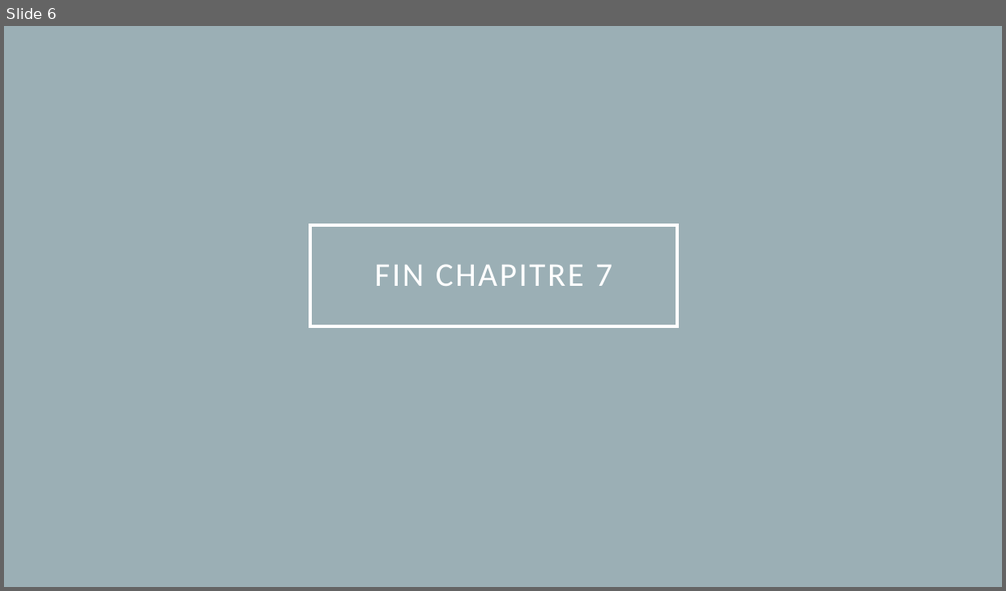
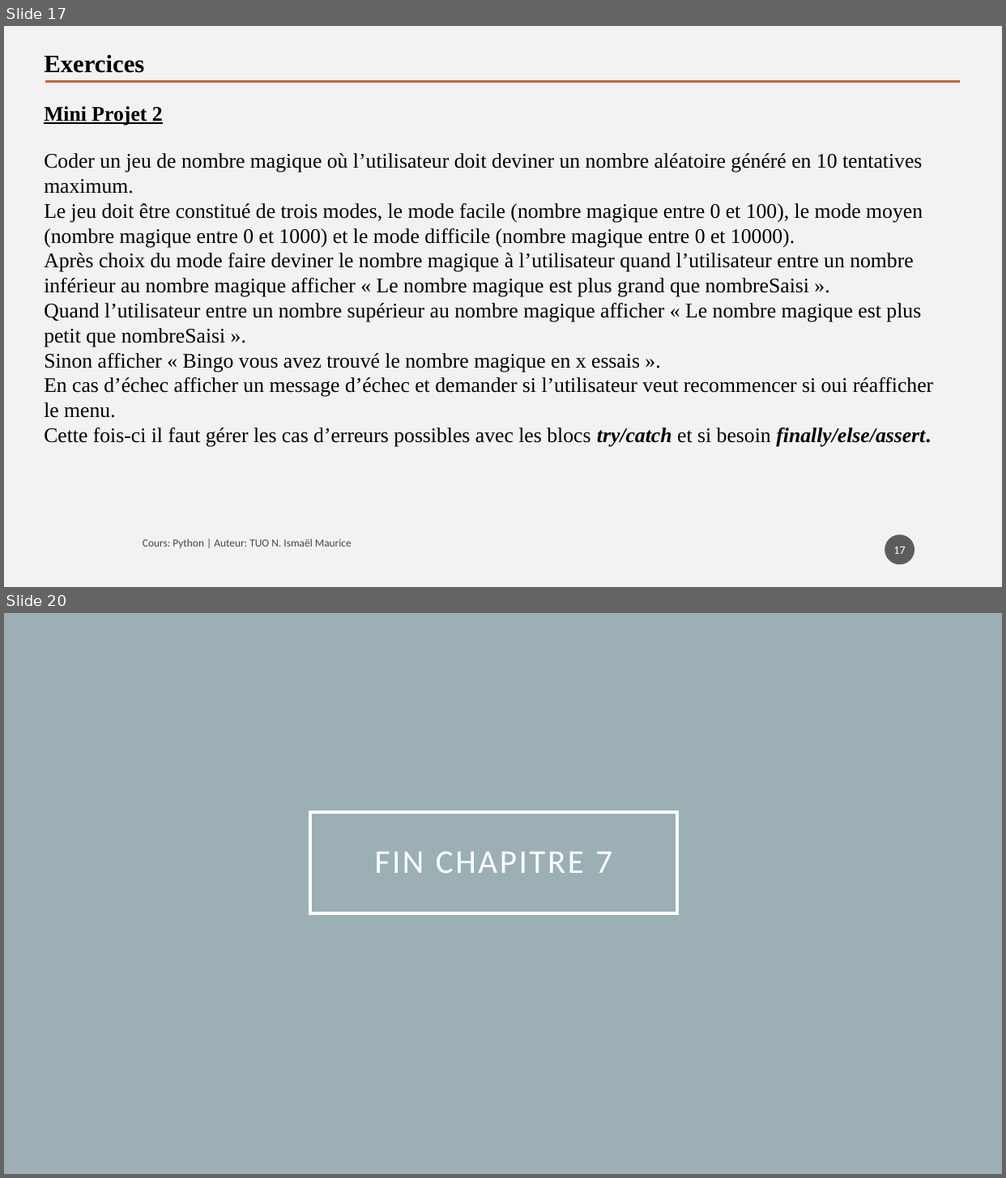
Before and after one commit to tisma95/cours-python, a slide deck: source/Chapitre 7 - Les exceptions.pptx. Shown one above the other, each under a label of ours: slide 6 before the commit, slides 17 and 20 after it; the slides between them are not shown. The pictures are 1006x591 and 1006x1178 pixels, drawn with LibreOffice and Linux fonts; fonts in the diff are those of the drawing. Boxes give left, top, right and bottom in pixels: in the first picture for what was removed or moved away, otherwise in the second. Text is boxed around its words. In the diff, an @@ line names an element or a change of style, - is before the commit and + after.

```diff
--- a/source/Chapitre 7 - Les exceptions.pptx
+++ b/source/Chapitre 7 - Les exceptions.pptx
@@ slide 17 added at [4, 26, 1002, 587], background #F2F2F2 @@
@@ text added at [44, 54, 144, 73], 24 pt, text #000000, bold @@
+Exercices
@@ line added from (45, 81) to (960, 81), #C96731 2.5 pt @@
@@ text added at [44, 106, 163, 125], 20 pt, text #000000, bold, underline @@
+Mini Projet 2
@@ text added at [44, 153, 933, 447], 20 pt, text #000000 @@
+Coder un jeu de nombre magique où l’utilisateur doit deviner un nombre aléatoire généré en 10 tentatives maximum.
+Le jeu doit être constitué de trois modes, le mode facile (nombre magique entre 0 et 100), le mode moyen (nombre magique entre 0 et 1000) et le mode difficile (nombre magique entre 0 et 10000).
+Après choix du mode faire deviner le nombre magique à l’utilisateur quand l’utilisateur entre un nombre inférieur au nombre magique afficher « Le nombre magique est plus grand que nombreSaisi ».
+Quand l’utilisateur entre un nombre supérieur au nombre magique afficher « Le nombre magique est plus petit que nombreSaisi ».
+Sinon afficher « Bingo vous avez trouvé le nombre magique en x essais ».
+En cas d’échec afficher un message d’échec et demander si l’utilisateur veut recommencer si oui réafficher le menu.
+Cette fois-ci il faut gérer les cas d’erreurs possibles avec les blocs try/catch et si besoin finally/else/assert.
@@ page number added at [885, 535, 915, 565], fill #1D1D1D at 70% opacity, 11 pt, text #FFFFFF @@
+17
@@ text added at [143, 539, 351, 548], 10.5 pt, text #000000 at 70% opacity @@
+Cours: Python | Auteur: TUO N. Ismaël Maurice
@@ what was slide 6 is now slide 20 @@
```
Also in this commit, not shown: 4 slides changed, 13 other slides added, 11 other files.
